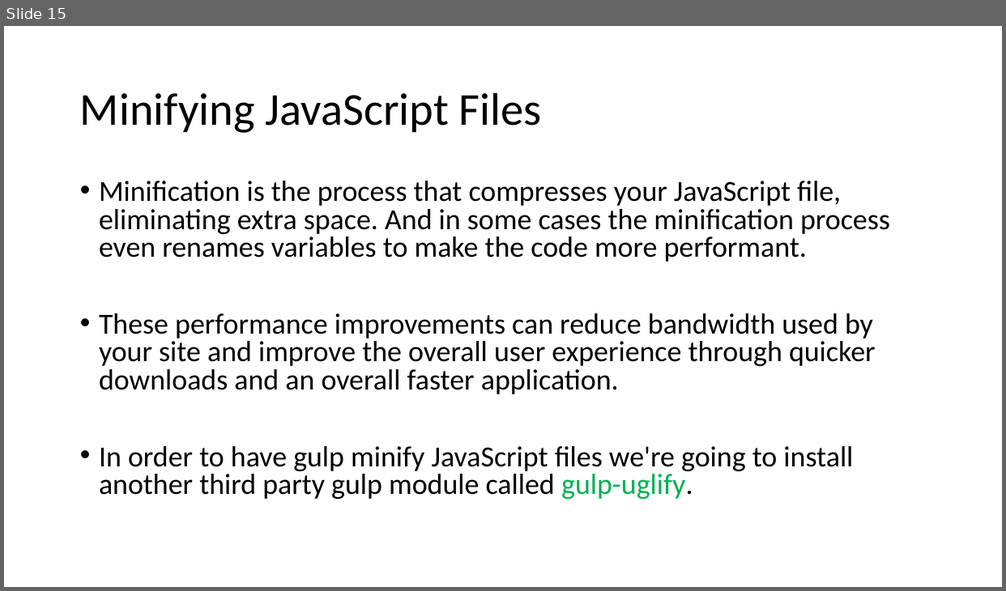
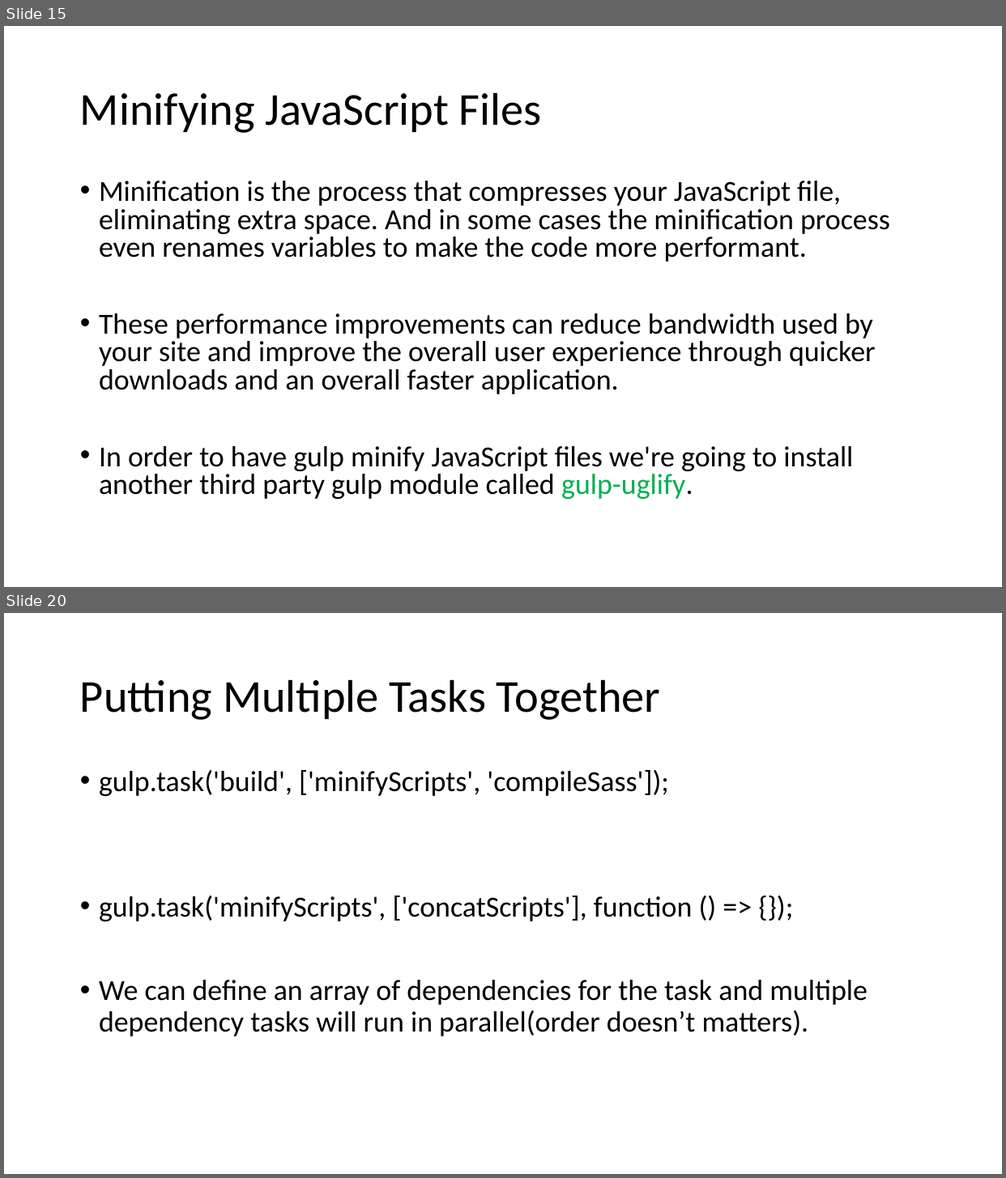
Before and after one commit to AbWahab07/TH-Gulp, a slide deck: Gulp Basics.pptx. Shown one above the other, each under a label of ours: slide 15 before the commit, slides 15 and 20 after it; the slides between them are not shown. The pictures are 1006x591 and 1006x1178 pixels, drawn with LibreOffice and Linux fonts; fonts in the diff are those of the drawing. Boxes give left, top, right and bottom in pixels: in the first picture for what was removed or moved away, otherwise in the second. Text is boxed around its words. In the diff, an @@ line names an element or a change of style, - is before the commit and + after.

Commit message:
Added dist folder using build task of gulpfile.js

```diff
--- a/Gulp Basics.pptx
+++ b/Gulp Basics.pptx
@@ slide 20 added at <box>4,613,1002,1174</box>, background #FFFFFF @@
@@ title added at <box>80,679,660,720</box>, 44 pt, text #000000 @@
+Putting Multiple Tasks Together
@@ text added at <box>99,770,867,1037</box>, 28 pt, text #000000 @@
+• gulp.task('build', ['minifyScripts', 'compileSass']);
+• gulp.task('minifyScripts', ['concatScripts'], function () => {});
+• We can define an array of dependencies for the task and multiple dependency tasks will run in parallel(order doesn’t matters).
```
Also in this commit, not shown: 7 other slides added, 20 other files.
